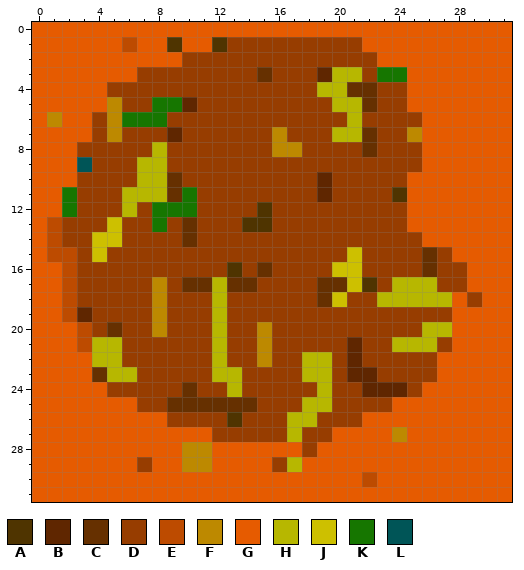
Pixel-art sprite, stored at Zombie Survival Game.gmx/sprites/images/spr_dirt2_0.png. That is the earlier state.
The file is 32x32 pixels.
Palette (. is transparent): A #4f3400  B #5f2600  C #663000  D #973d00  E #bd4b00  F #bd8900  G #e65b00  H #b7b700  J #cdc000  K #167600  L #005557
Once edited:
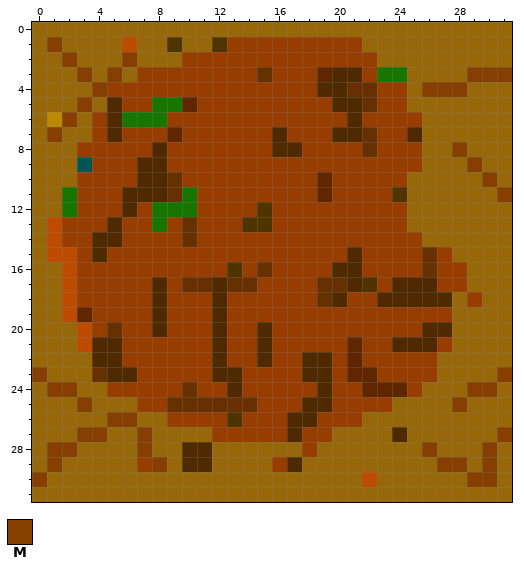
Colours new in this view: M #863f00
Commit: Dimmed the new dirt Just Dimmed the new dirt
Edits made:
Colour G changes from #e65b00 to #976809.
Colour H changes from #b7b700 to #4f2a00.
Colour F becomes colour H in rows 5 to 6 at x 5; in row 7 at x 5, 16 and 25; in row 8 at x 16 to 17; in rows 17 to 19 at x 8; in row 20 at x 8 and 15; in rows 21 to 22 at x 15.
Colour F becomes colour H in row 27 at x 24; in rows 28 to 29 at x 10 to 11.
Colour J becomes colour H in row 13 at x 5; in row 14 at x 4 to 5; in row 15 at x 4 and 21; in row 16 at x 20 to 21; in row 17 at x 21; in row 18 at x 20.
Colour G becomes colour M in row 1 at x 1; in row 2 at x 2 and 6; in row 3 at x 3, 5 and 29 to 31; in row 4 at x 4 and 26 to 28; in row 5 at x 3; in row 6 at x 2.
Colour G becomes colour M in row 7 at x 1; in row 8 at x 28; in row 9 at x 29; in row 10 at x 30; in row 11 at x 31; in row 23 at x 0 and 31.
Colour G becomes colour M in row 24 at x 1 to 2 and 29 to 30; in row 25 at x 3 and 28; in row 26 at x 5 to 6; in row 27 at x 3 to 4, 7 and 31; in row 28 at x 1 to 2, 7, 26 and 30; in row 29 at x 1, 8, 27 to 28 and 30.
Colour G becomes colour M in row 30 at x 0 and 29 to 30.
